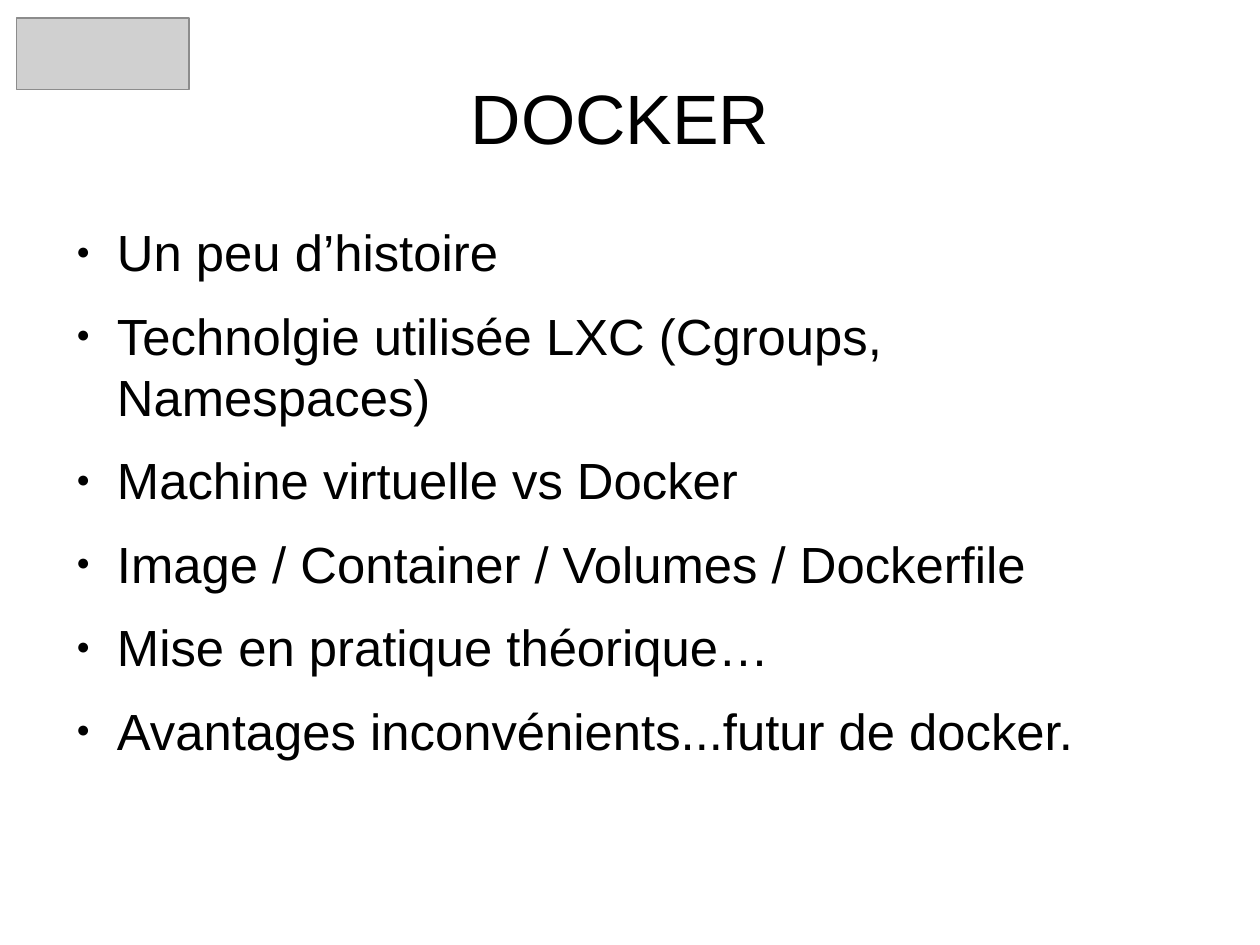
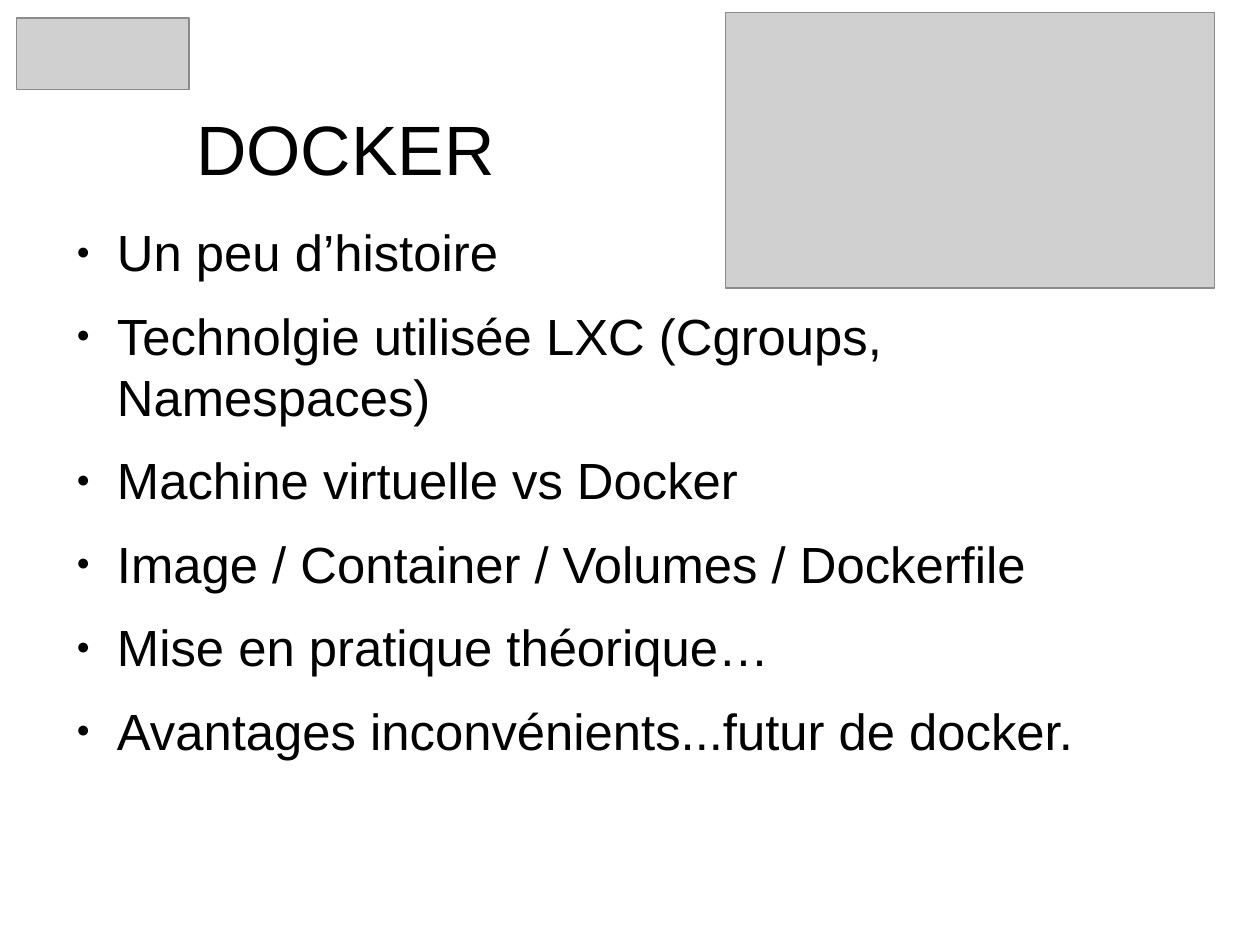
Before and after one commit to heylve/current, a slide deck: slide 1 of Rencontre_devs/docker_dev_conf_20_11_2017.odp. Drawn at 1260x945 pixels with LibreOffice and Linux fonts; fonts in the diff are those of the drawing; grey boxes stand for pictures. Boxes give left, top, right and bottom in pixels: in the first picture for what was removed or moved away, otherwise in the second. Text is boxed around its words. In the diff, an @@ line names an element or a change of style, - is before the commit and + after.

```diff
--- a/Rencontre_devs/docker_dev_conf_20_11_2017.odp
+++ b/Rencontre_devs/docker_dev_conf_20_11_2017.odp
@@ picture added at <box>726,13,1215,288</box> @@
@@ title "DOCKER": place and size @@
-title "DOCKER" at <box>471,95,770,145</box>
+title "DOCKER" at <box>196,126,495,176</box>
```
Also in this commit, not shown: 3 other slides changed, 1 slide added.
